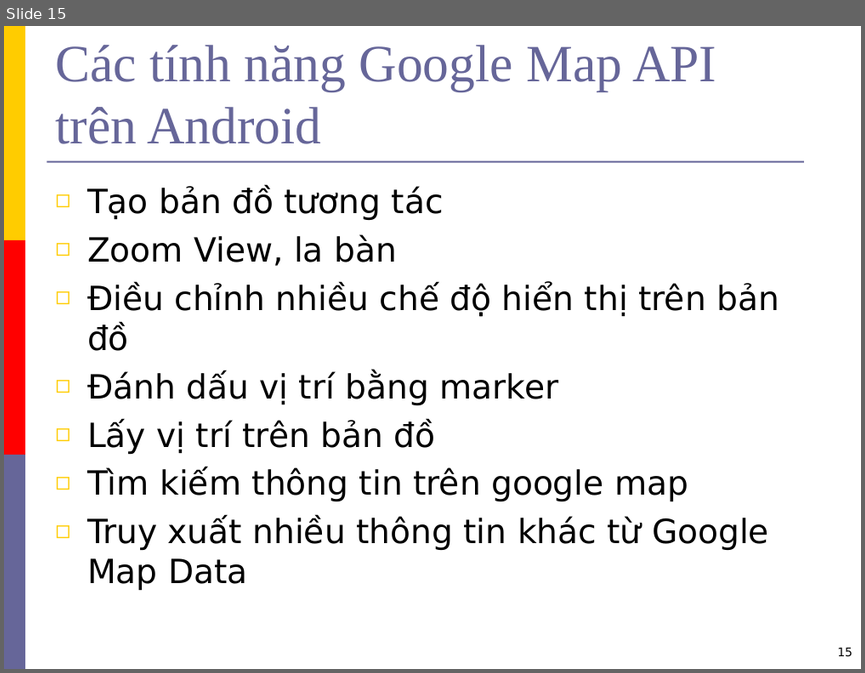
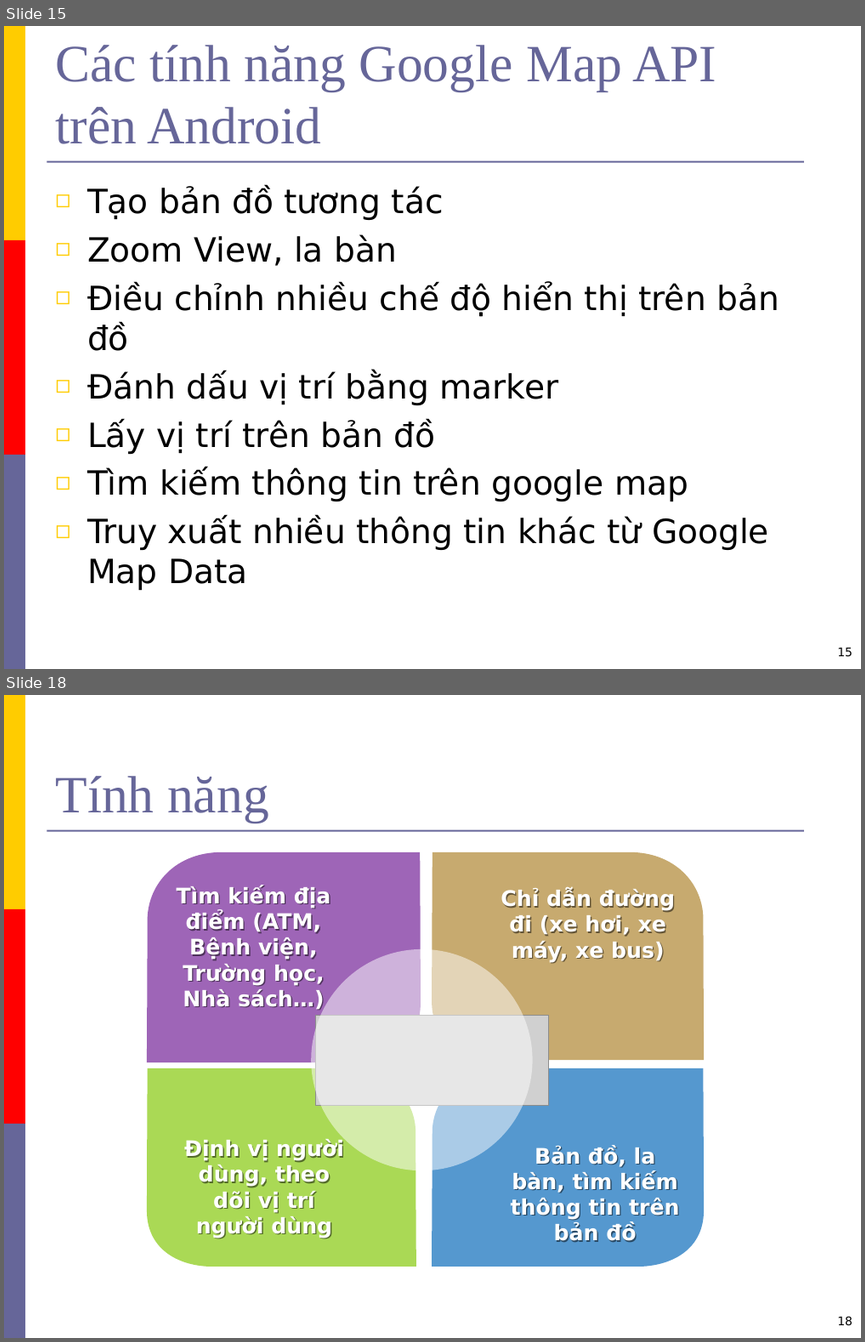
Before and after one commit to hungdien/google-map-api-and-map-on-android, a slide deck: Reports/Presentation.ppt. Shown one above the other, each under a label of ours: slide 15 before the commit, slides 15 and 18 after it; the slides between them are not shown. The pictures are 865x673 and 865x1342 pixels, drawn with LibreOffice and Linux fonts; fonts in the diff are those of the drawing; grey boxes stand for pictures; background and template pictures are left out. Boxes give left, top, right and bottom in pixels: in the first picture for what was removed or moved away, otherwise in the second. Text is boxed around its words. In the diff, an @@ line names an element or a change of style, - is before the commit and + after.

```diff
--- a/Reports/Presentation.ppt
+++ b/Reports/Presentation.ppt
@@ slide 18 added at <box>4,695,861,1338</box>, background #FFFFFF; not listed: 4 template elements that a slide beside it also shows @@
@@ title added at <box>55,776,269,823</box>, 44 pt, text #666699 @@
+Tính năng
@@ freeform shape added at <box>147,851,420,1061</box>, fill #9E65B7 @@
@@ freeform shape added at <box>432,851,704,1059</box>, fill #C7AA6F @@
@@ text added at <box>177,885,331,1011</box>, 18 pt, text #FFFFFF, bold @@
+Tìm kiếm địa điểm (ATM, Bệnh viện, Trường học, Nhà sách…)
@@ text added at <box>500,888,675,963</box>, 18 pt, text #FFFFFF, bold @@
+Chỉ dẫn đường đi (xe hơi, xe máy, xe bus)
@@ ellipse added at <box>311,949,532,1170</box>, fill #FFFFFF at 50% opacity @@
@@ picture added at <box>316,1015,548,1105</box> @@
@@ freeform shape added at <box>147,1067,416,1265</box>, fill #AAD955 @@
@@ freeform shape added at <box>432,1067,704,1265</box>, fill #5598CF @@
@@ text added at <box>184,1138,344,1238</box>, 18 pt, text #FFFFFF, bold @@
+Định vị người dùng, theo dõi vị trí người dùng
@@ text added at <box>511,1145,679,1242</box>, 18 pt, text #FFFFFF, bold @@
+Bản đồ, la bàn, tìm kiếm thông tin trên bản đồ
@@ page number added at <box>837,1315,852,1326</box>, 10 pt, text #000000 @@
+18
```
Also in this commit, not shown: 3 slides changed, 8 other slides added, 4 slides removed.
